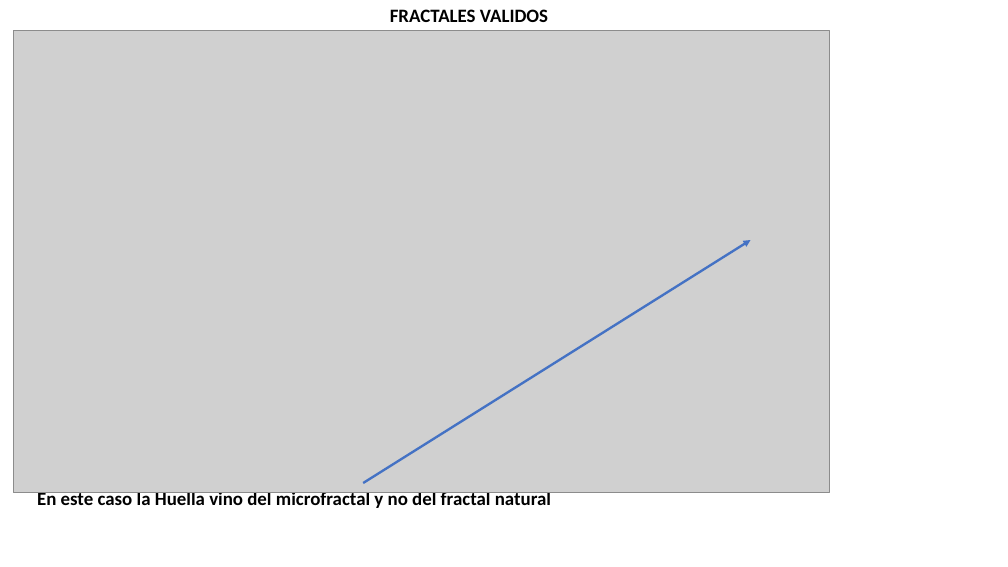
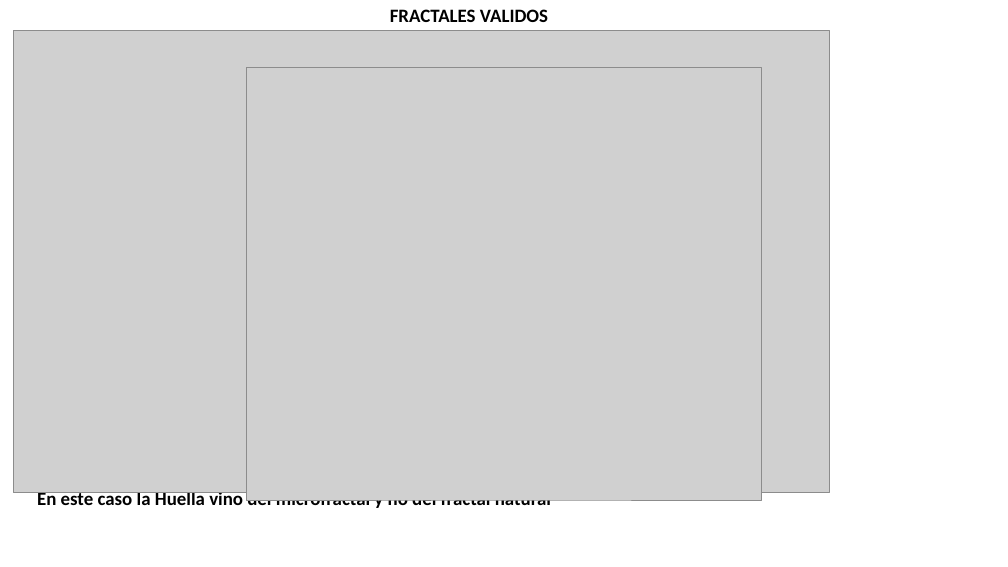
Before and after one commit to Edd1eware/Yields_Academy, a slide deck: slide 30 of Manual_YIELDS_ACADEMY.pptx. Drawn at 1008x567 pixels with LibreOffice and Linux fonts; fonts in the diff are those of the drawing; grey boxes stand for pictures. Boxes give left, top, right and bottom in pixels: in the first picture for what was removed or moved away, otherwise in the second. Text is boxed around its words. In the diff, an @@ line names an element or a change of style, - is before the commit and + after.

```diff
--- a/Manual_YIELDS_ACADEMY.pptx
+++ b/Manual_YIELDS_ACADEMY.pptx
@@ picture added at [247,67,761,501] @@
@@ arrow removed from (363, 483) to (751, 240) @@
```
Also in this commit, not shown: 3 slides added.
